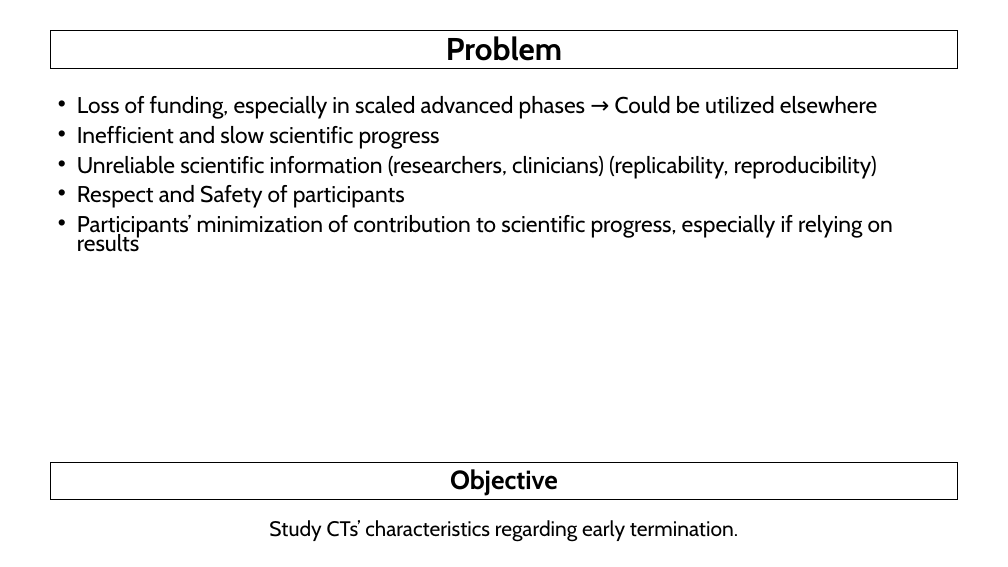
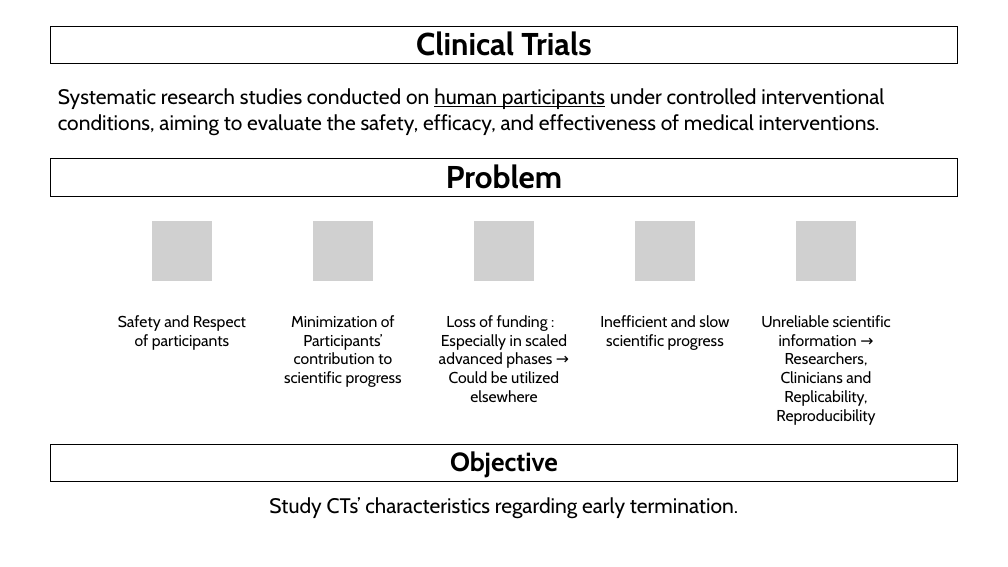
Before and after one commit to AndreouEugenia/Thesis, a slide deck: slide 4 of Thesis_Presentation.pptx (slide 6 before the commit). Drawn at 1008x567 pixels with LibreOffice and Linux fonts; fonts in the diff are those of the drawing; grey boxes stand for pictures; background and template pictures are left out. Boxes give left, top, right and bottom in pixels: in the first picture for what was removed or moved away, otherwise in the second. Text is boxed around its words. In the diff, an @@ line names an element or a change of style, - is before the commit and + after.

```diff
--- a/Thesis_Presentation.pptx
+++ b/Thesis_Presentation.pptx
@@ rectangle added at [51,26,958,64], outline #000000 0.75 pt, 30 pt, text #000000, bold @@
+Clinical Trials
@@ text added at [58,88,884,136], 20 pt, text #000000 @@
+Systematic research studies conducted on human participants under controlled interventional conditions, aiming to evaluate the safety, efficacy, and effectiveness of medical interventions.
@@ text removed at [77,96,893,252] @@
-• Loss of funding, especially in scaled advanced phases → Could be utilized elsewhere
-• Inefficient and slow scientific progress
-• Unreliable scientific information (researchers, clinicians) (replicability, reproducibility)
-• Respect and Safety of participants
-• Participants’ minimization of contribution to scientific progress, especially if relying on results
@@ title "Problem": place and size @@
-title "Problem" at [51,31,958,69]
+title "Problem" at [51,159,958,197]
@@ group added at [118,220,891,425]: 5 pictures, 5 texts @@
+Safety and Respect of participants
+Minimization of Participants’ contribution to scientific progress
+Loss of funding :
+Especially in scaled advanced phases → Could be utilized elsewhere
+Inefficient and slow scientific progress
+Unreliable scientific information → Researchers, Clinicians and Replicability, Reproducibility
@@ rectangle "Objective": place and size @@
-rectangle "Objective" at [51,462,958,500]
+rectangle "Objective" at [51,445,958,482]
@@ text "Study CTs’ characteristics regarding early ...": place and size @@
-text "Study CTs’ characteristics regarding early ..." at [269,520,738,542]
+text "Study CTs’ characteristics regarding early ..." at [269,497,738,519]
```
Also in this commit, not shown: 16 other slides changed, 4 slides added, 3 slides removed, 11 other files.
